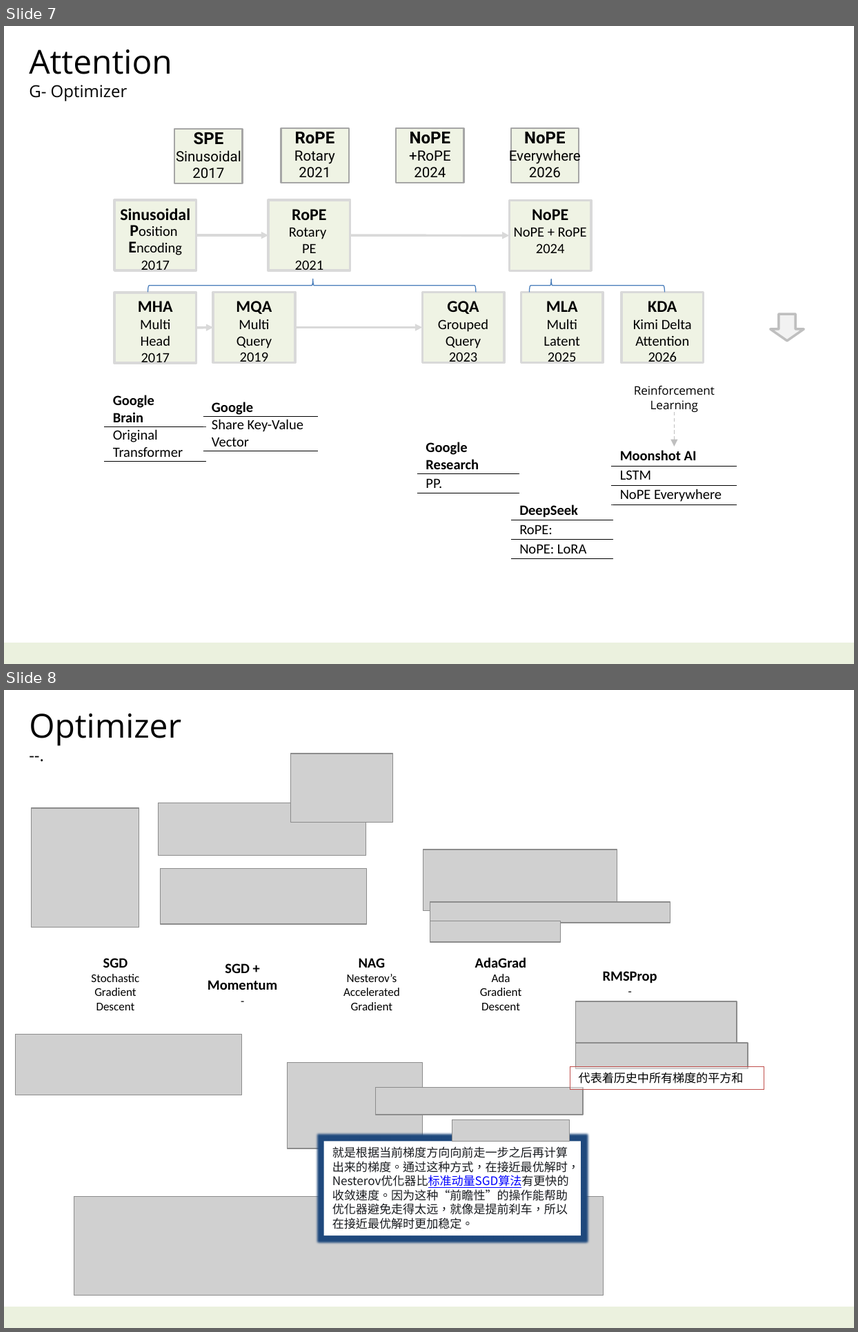
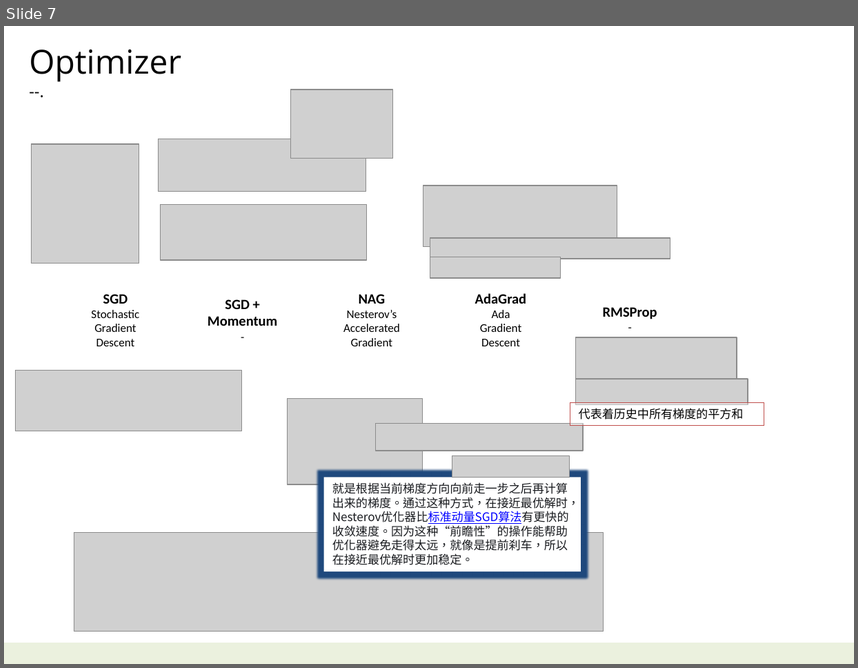
Before and after one commit to navibator/crazy-ai, a slide deck: ai-kimi.pptx. Shown one above the other, each under a label of ours: slides 7 and 8 before the commit, slide 7 after it. The pictures are 858x1332 and 858x668 pixels, drawn with LibreOffice and Linux fonts; fonts in the diff are those of the drawing; grey boxes stand for pictures. Boxes give left, top, right and bottom in pixels: in the first picture for what was removed or moved away, otherwise in the second. Text is boxed around its words. In the diff, an @@ line names an element or a change of style, - is before the commit and + after.

```diff
--- a/ai-kimi.pptx
+++ b/ai-kimi.pptx
@@ slide 7 removed at <box>4,26,854,664</box>, background #FFFFFF; not listed: 1 template element that a slide beside it also shows @@
@@ text removed at <box>29,49,172,101</box> @@
-Attention
-G- Optimizer
@@ rectangle removed at <box>175,129,243,183</box> @@
-SPE
-Sinusoidal
-2017
@@ rectangle removed at <box>281,128,349,183</box> @@
-RoPE
-Rotary
-2021
@@ rectangle removed at <box>396,128,464,183</box> @@
-NoPE
-+RoPE
-2024
@@ rectangle removed at <box>512,128,579,183</box> @@
-NoPE
-Everywhere
-2026
@@ rectangle removed at <box>114,201,196,271</box> @@
-Sinusoidal
-Position
-Encoding
-2017
@@ rectangle removed at <box>268,201,350,271</box> @@
-RoPE
-Rotary
-PE
-2021
@@ rectangle removed at <box>509,201,590,271</box> @@
-NoPE
-NoPE + RoPE
-2024
@@ arrow removed from (196, 235) to (268, 235) @@
@@ arrow removed from (350, 235) to (509, 235) @@
@@ rectangle removed at <box>114,292,196,363</box> @@
-MHA
-Multi
-Head
-2017
@@ right brace removed at <box>148,279,475,292</box> @@
@@ rectangle removed at <box>213,292,294,363</box> @@
-MQA
-Multi
-Query
-2019
@@ rectangle removed at <box>422,292,504,363</box> @@
-GQA
-Grouped
-Query
-2023
@@ rectangle removed at <box>521,292,602,363</box> @@
-MLA
-Multi
-Latent
-2025
@@ right brace removed at <box>529,279,664,291</box> @@
@@ rectangle removed at <box>621,292,703,363</box> @@
-KDA
-Kimi Delta
-Attention
-2026
@@ down arrow removed at <box>771,314,804,341</box> @@
@@ arrow removed from (196, 328) to (213, 327) @@
@@ arrow removed from (296, 327) to (422, 327) @@
@@ table removed at <box>104,392,206,459</box>, 2 rows, 1 columns @@
-Google / Brain
-Original Transformer
@@ text removed at <box>634,385,715,412</box> @@
-Reinforcement
-Learning
@@ table removed at <box>203,399,318,450</box>, 2 rows, 1 columns @@
-Google
-Share Key-Value / Vector
@@ arrow removed from (674, 412) to (674, 446) @@
@@ table removed at <box>417,439,519,492</box>, 2 rows, 1 columns @@
-Google / Research
-PP.
@@ table removed at <box>612,446,737,504</box>, 3 rows, 1 columns @@
-Moonshot AI
-LSTM
-NoPE Everywhere
@@ table removed at <box>512,500,613,558</box>, 3 rows, 1 columns @@
-DeepSeek
-RoPE:
-NoPE: LoRA
@@ what was slide 8 is now slide 7 @@
```
Also in this commit, not shown: 1 slide changed, 2 other files.
